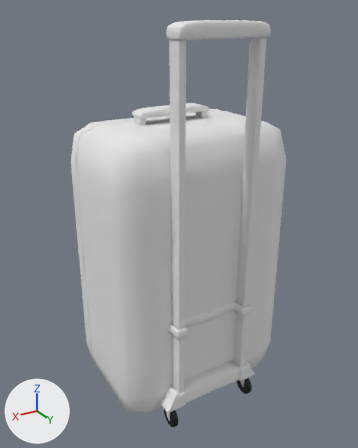
Before and after pictures for a commit that changed the Blender file working/victoria/suitcase.blend.
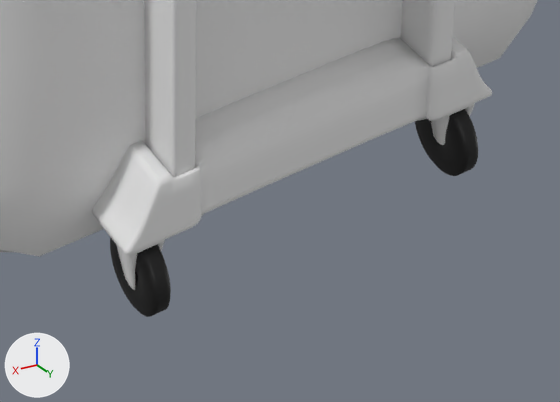
There are two pictures of each version: one whole from a 50 mm lens placed at (2.57, 4.35, 3.05), pointed at (0.03, 0.12, 0.94), one close up on the part from 38% to 76% of the width and 79% to 100% of the height. Lighting does not change. The marker at lower left points along +X, +Y and +Z.

Script lines for the objects in view, before the commit:
```python
me_cube = bpy.data.meshes.new('Cube')
me_cube.from_pydata(...)  # 337 vertices, 320 faces; spans x -1.0..1.0, y -0.32..0.7, z -1.52..1.52
me_cube.polygons.foreach_set('use_smooth', [True] * 320)
me_cube.materials.append(mat_material)  # white #e7e7e7
me_cube_009 = bpy.data.meshes.new('Cube.009')
me_cube_009.from_pydata(...)  # 1204 vertices, 1200 faces; spans x -0.526..0.526, y -0.113..0.124, z -4.016..-3.779
me_cube_009.polygons.foreach_set('use_smooth', [True] * 1200)
me_cube_009.materials.append(mat_black_plastic_texture_by_shadowrunner27_jpg)  # picture img_black_plastic_texture_by_shadowrunner27_jpg
me_cube_010 = bpy.data.meshes.new('Cube.010')
me_cube_010.from_pydata(...)  # 2606 vertices, 2560 faces; spans x -0.59..0.59, y -0.11..0.11, z -3.95..0.05
me_cube_010.polygons.foreach_set('use_smooth', [True] * 2560)
# faces by material slot: [856, 1704]
me_cube_010.materials.append(mat_material_002)  # white #e7e7e7
me_cube_010.materials.append(mat_material_005)  # white #e7e7e7
ob_retractable_handle = bpy.data.objects.new('Retractable Handle', me_cube_010)
ob_retractable_handle.parent = ob_suitcase__exterior
ob_retractable_handle.matrix_parent_inverse = Matrix(((1.0, 0.0, 0.0, 0.0), (0.0, 1.0, 0.0, 0.0), (0.0, 0.0, 1.0, -0.51), (0.0, 0.0, 0.0, 1.0)))
ob_retractable_handle.location = (0.0218, 0.757, 2.923)
ob_suitcase__exterior = bpy.data.objects.new('Suitcase (exterior)', me_cube)
ob_suitcase__exterior.location = (0.0, 0.0, 0.51)
ob_wheels_001 = bpy.data.objects.new('Wheels.001', me_cube_009)
ob_wheels_001.parent = ob_suitcase__exterior
ob_wheels_001.matrix_parent_inverse = Matrix(((1.0, 0.0, 0.0, 0.0), (0.0, 1.0, 0.0, 0.0), (0.0, 0.0, 1.0, -0.51), (0.0, 0.0, 0.0, 1.0)))
ob_wheels_001.location = (0.0218, 0.757, 2.923)
```
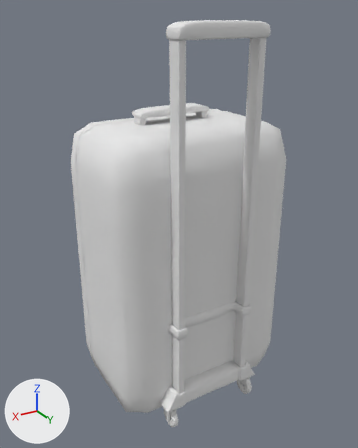
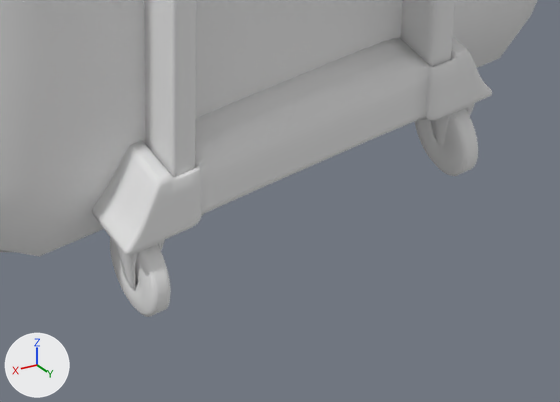
Location of each change, (x1, y1, x2, y2) in pixels of the close-ups (560 x 402 px):
'Wheels.001', recoloured (black to grey): (110, 109, 478, 317) in both

The change, as a diff of the scene's bpy script:
```diff
--- a/working/victoria/suitcase.blend.py
+++ b/working/victoria/suitcase.blend.py
@@ me_cube_009 @@
 me_cube_009.from_pydata(...)  # 1204 vertices, 1200 faces; spans x -0.526..0.526, y -0.113..0.124, z -4.016..-3.779
-me_cube_009.materials.append(mat_black_plastic_texture_by_shadowrunner27_jpg)  # picture img_black_plastic_texture_by_shadowrunner27_jpg
+me_cube_009.materials.append(mat_material_005)  # white #e7e7e7
```
